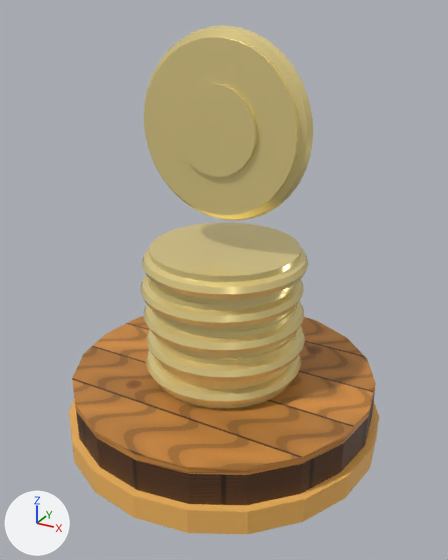
The glTF model Assets/Resources/Snack/Towers/Gold.glb, before and after one commit.
The view is the same before and after, from a 50 mm camera at (0.747, -1.356, 1.137) aimed at (0.017, -0.029, 0.473). The axes (+X, +Y, +Z) are drawn at lower left. The lights are the same throughout. The picture after the commit comes second. Where no turn or scale is listed for an object, it has been applied to the vertices.

Names of what the first picture shows: 'coins', 'emitter', 'pedestal', 'rim'.
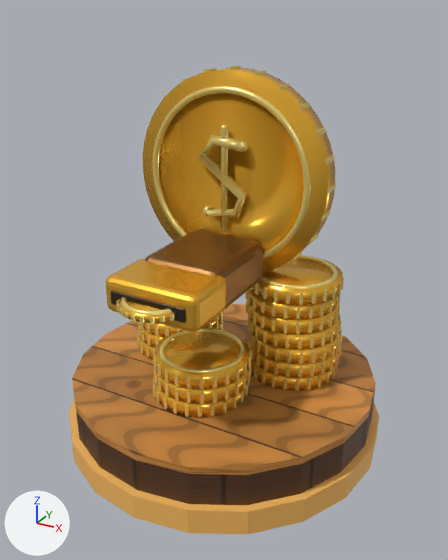
Pixel boxes [x1, y1, x2, y2] of what changed, in the pictures (448 x 560 px):
'Gold Head', added: after [105, 65, 344, 417]
    faces in mat_snack2_gold_coin_face_013 (orange #f9bc3c): [105, 68, 342, 417]
    faces in mat_snack2_pale_gold_embossing_013 (yellow #ffe684): [116, 65, 344, 417]
    faces in mat_snack2_coin_launcher_bronze_013 (brown #865d2c): [144, 230, 263, 309]
    faces in mat_snack2_coin_slot_shadow_013 (black #291d0d): [110, 291, 186, 323]
'coins', deleted (yellow): before [140, 223, 308, 409]
'emitter', deleted (yellow): before [144, 25, 313, 220]

The change, as a list of edits to the scene's bpy script:
```text
Add mat_snack2_coin_launcher_bronze_013:
    mat_snack2_coin_launcher_bronze_013 = principled_material('Snack2 Coin launcher bronze.013')
    mat_snack2_coin_launcher_bronze_013.base_color = (0.24, 0.11, 0.025)  # brown #865d2c
    mat_snack2_coin_launcher_bronze_013.metallic = 0.65
    mat_snack2_coin_launcher_bronze_013.roughness = 0.32
Add mat_snack2_coin_slot_shadow_013:
    mat_snack2_coin_slot_shadow_013 = principled_material('Snack2 Coin slot shadow.013')
    mat_snack2_coin_slot_shadow_013.base_color = (0.022, 0.012, 0.004)  # black #291d0d
    mat_snack2_coin_slot_shadow_013.roughness = 0.35
Add mat_snack2_pale_gold_embossing_013:
    mat_snack2_pale_gold_embossing_013 = principled_material('Snack2 Pale gold embossing.013')
    mat_snack2_pale_gold_embossing_013.base_color = (1.0, 0.79, 0.23)  # yellow #ffe684
    mat_snack2_pale_gold_embossing_013.metallic = 0.65
    mat_snack2_pale_gold_embossing_013.roughness = 0.26
Add mat_snack2_gold_coin_face_013:
    mat_snack2_gold_coin_face_013 = principled_material('Snack2 Gold coin face.013')
    mat_snack2_gold_coin_face_013.base_color = (0.95, 0.5, 0.045)  # orange #f9bc3c
    mat_snack2_gold_coin_face_013.metallic = 0.72
    mat_snack2_gold_coin_face_013.roughness = 0.24
Add me_stacked_gold_coin_172:
    me_stacked_gold_coin_172.from_pydata(...)  # 16954 vertices, 32196 faces; spans x -0.135..0.496, y -0.466..0.169, z -0.021..0.804
    # faces by material slot: [3452, 28384, 188, 172]
    me_stacked_gold_coin_172.materials.append(mat_snack2_gold_coin_face_013)  # orange #f9bc3c
    me_stacked_gold_coin_172.materials.append(mat_snack2_pale_gold_embossing_013)  # yellow #ffe684
    me_stacked_gold_coin_172.materials.append(mat_snack2_coin_launcher_bronze_013)  # brown #865d2c
    me_stacked_gold_coin_172.materials.append(mat_snack2_coin_slot_shadow_013)  # black #291d0d
Remove ob_coins:
    ob_coins = bpy.data.objects.new('coins', me_coins_mesh)
    ob_coins.location = (0.0, 0.0, 0.0)
Remove ob_emitter:
    ob_emitter = bpy.data.objects.new('emitter', me_emitter_mesh)
    ob_emitter.location = (0.0, 0.0, 0.0)
Add ob_gold_head:
    ob_gold_head = bpy.data.objects.new('Gold Head', me_stacked_gold_coin_172)
    ob_gold_head.location = (-0.19, 0.06, 0.202)
```
